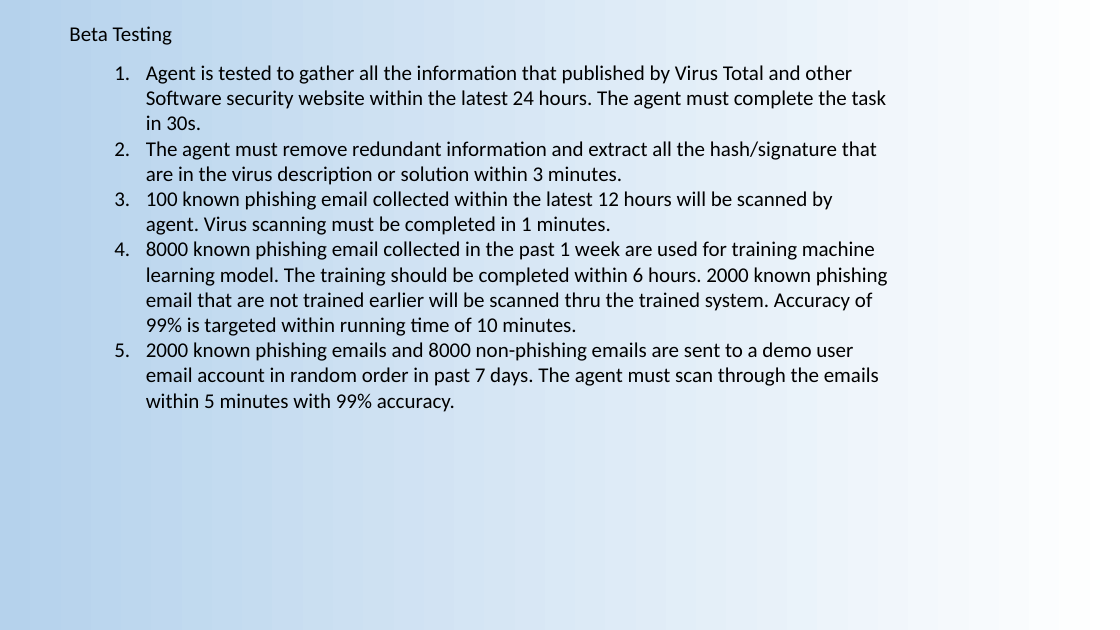
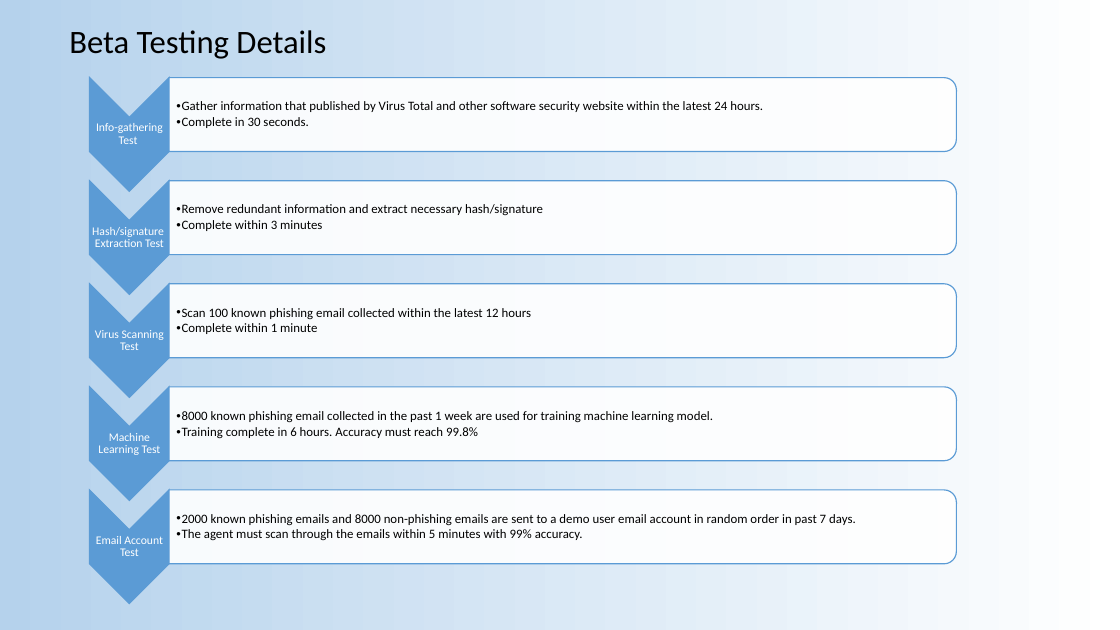
Before and after one commit to optimusium/capstone3, a slide deck: slide 2 of beta testing.pptx (slide 1 before the commit). Drawn at 1120x630 pixels with LibreOffice and Linux fonts; fonts in the diff are those of the drawing. Boxes give left, top, right and bottom in pixels: in the first picture for what was removed or moved away, otherwise in the second. Text is boxed around its words. In the diff, an @@ line names an element or a change of style, - is before the commit and + after.

Commit message:
adding

```diff
--- a/beta testing.pptx
+++ b/beta testing.pptx
@@ text at (69,30,326,59): text changed; size 18 to 28 pt @@
-Beta Testing
+Beta Testing Details
@@ text removed at (146,65,888,412) @@
-  1. Agent is tested to gather all the information that published by Virus Total and other Software security website within the latest 24 hours. The agent must complete the task in 30s.
-  2. The agent must remove redundant information and extract all the hash/signature that are in the virus description or solution within 3 minutes.
-  3. 100 known phishing email collected within the latest 12 hours will be scanned by agent. Virus scanning must be completed in 1 minutes.
-  4. 8000 known phishing email collected in the past 1 week are used for training machine learning model. The training should be completed within 6 hours. 2000 known phishing email that are not trained earlier will be scanned thru the trained system. Accuracy of 99% is targeted within running time of 10 minutes.
-  5. 2000 known phishing emails and 8000 non-phishing emails are sent to a demo user email account in random order in past 7 days. The agent must scan through the emails within 5 minutes with 99% accuracy.
@@ group added at (89,78,957,604): 10 texts, 5 chevrons, 5 round same rects @@
+Info-gathering Test
+  • Gather information that published by Virus Total and other software security website within the latest 24 hours.
+  • Complete in 30 seconds.
+Hash/signature Extraction Test
+  • Remove redundant information and extract necessary hash/signature
+  • Complete within 3 minutes
+Virus Scanning Test
+  • Scan 100 known phishing email collected within the latest 12 hours
+  • Complete within 1 minute
+Machine Learning Test
+  • 8000 known phishing email collected in the past 1 week are used for training machine learning model.
+  • Training complete in 6 hours. Accuracy must reach 99.8%
+Email Account Test
+  • 2000 known phishing emails and 8000 non-phishing emails are sent to a demo user email account in random order in past 7 days.
+  • The agent must scan through the emails within 5 minutes with 99% accuracy.
```
Also in this commit, not shown: 1 slide added.
